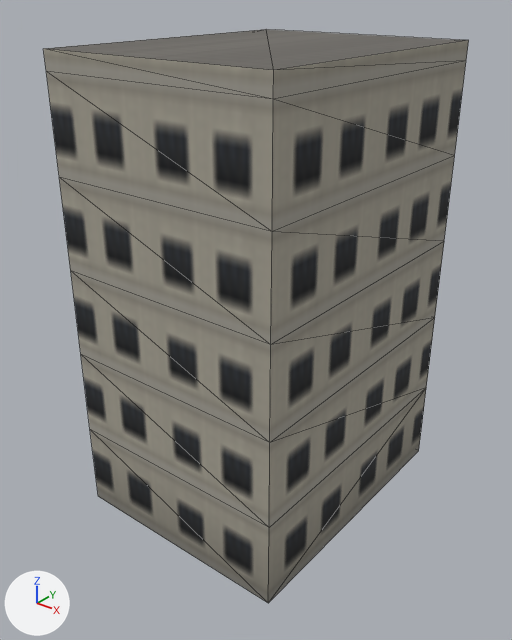
The glTF model assets/coronado_kit/modular/examples/mod_twr_office/mod_mod_twr_office_far.glb, before and after one commit.
Rendered twice from a 50 mm camera at (27.3, -35.3, 34.8) aimed at (0.4, -1.7, 14.0). Lighting does not change. The marker at lower left points along +X, +Y and +Z. The older version comes first. Mesh edges are drawn as thin lines. Vertices at exactly the same position are counted once.

In view in the first picture: 'mod_mod_twr_office_far'.
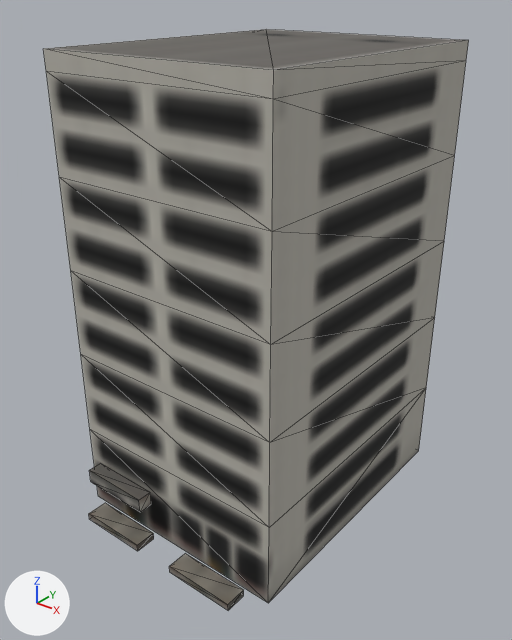
Where the change shows, as pixel boxes (x1, y1, x2, y2) in the pictures (512 x 640 px):
'mod_mod_twr_office_far', surface changed, reshaped
    before: (43, 29, 469, 603)
    after: (43, 29, 469, 610)
part 1 of me_mod_mod_twr_office_far, added
    after: (89, 463, 244, 610)
part 2 of me_mod_mod_twr_office_far, surface changed
    both: (43, 31, 469, 598)
part 3 of me_mod_mod_twr_office_far, recoloured
    both: (43, 40, 469, 598)

The change, as a list of edits to the scene's bpy script:
```text
Add img_bld_lod_color_png:
    img_bld_lod_color_png = load_image('bld_lod_color.png', '../../../textures/bld_lod_color.png', 2048, 2048, 'sRGB')
Change mat_bld_far:
    where n0 = _N.new('ShaderNodeBsdfPrincipled'); n0.name = 'Principled BSDF'
    n0.inputs[2].default_value: 0.9 -> 0.85  # 'Roughness'
    where n4 = _N.new('ShaderNodeTexImage'); n4.name = 'Image Texture'
    n4.image: img_far_color_png -> img_bld_lod_color_png
    add n4.extension = 'EXTEND'
Change me_mod_mod_twr_office_far:
    used by ob_mod_mod_twr_office_far; location = (0.0, 0.0, 0.0)
    remove me_mod_mod_twr_office_far.from_pydata(...)  # 28 vertices, 50 faces; spans x -8.0..8.0, y -10.0..10.0, z 0.0..31.2
    add me_mod_mod_twr_office_far.from_pydata(...)  # 52 vertices, 80 faces; spans x -8.0..8.0, y -12.0..10.0, z 0.0..31.2
    me_mod_mod_twr_office_far part 1
    12 vertices are added at x -6.6..1.4, y -12.0..-10.5, z 0.0..4.0
    12 new vertices lie (5.0, 0.0, 0.0) away from vertices in x -6.6..1.4, y -12.0..-10.5, z 0.0..4.0
    30 new faces join them
    me_mod_mod_twr_office_far part 2: 50 kept faces spanning x -8.0..8.0, y -10.0..10.0, z 0.0..31.2 get new texture (UV) coordinates
    me_mod_mod_twr_office_far part 3: 48 kept faces spanning x -8.0..8.0, y -10.0..10.0, z 0.0..31.2 get new vertex colours; the middle colour goes from white #eaeae7 to white #ffffff
```
